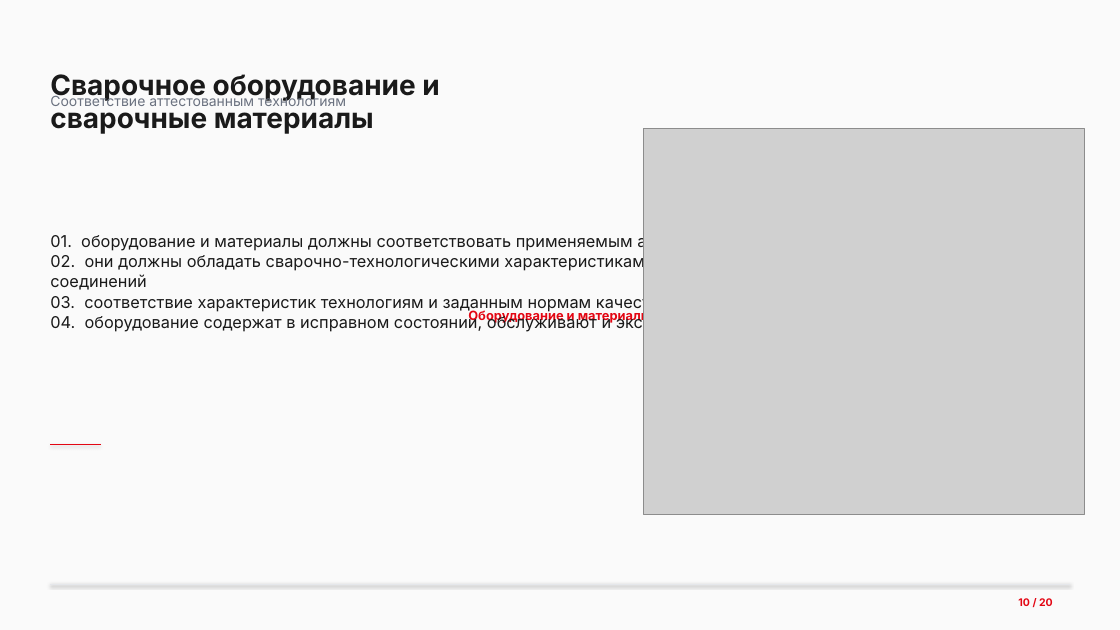
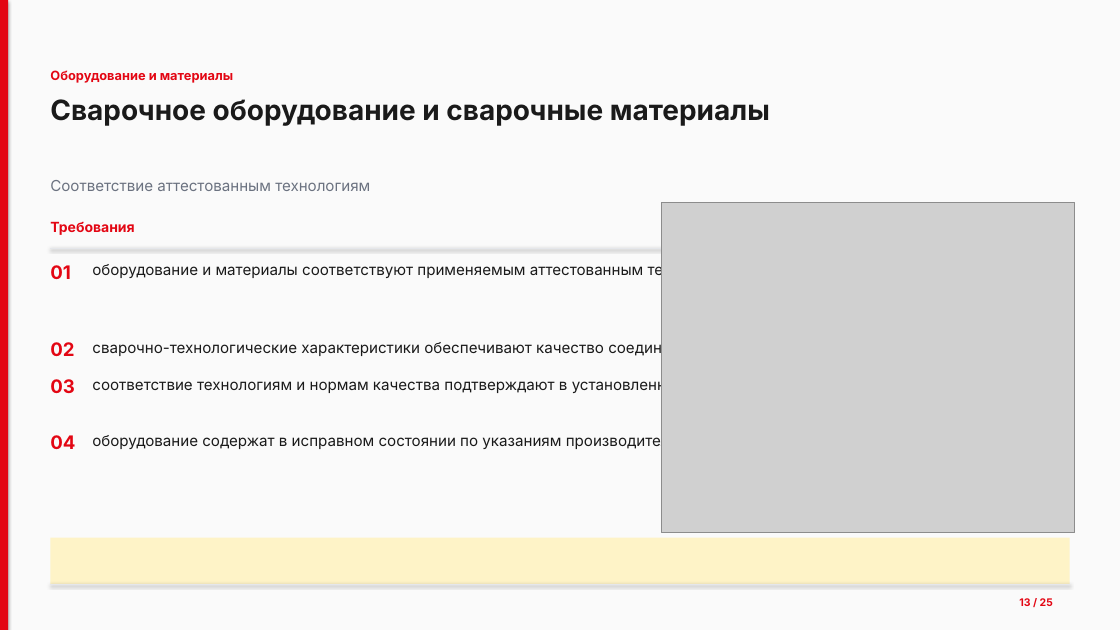
Before and after one commit to lysakalenushka-hash/-, a slide deck: slide 13 of Презентация_Сварочные_работы.pptx (slide 10 before the commit). Drawn at 1120x630 pixels with LibreOffice and Linux fonts; fonts in the diff are those of the drawing; grey boxes stand for pictures. Boxes give left, top, right and bottom in pixels: in the first picture for what was removed or moved away, otherwise in the second. Text is boxed around its words. In the diff, an @@ line names an element or a change of style, - is before the commit and + after.

```diff
--- a/Презентация_Сварочные_работы.pptx
+++ b/Презентация_Сварочные_работы.pptx
@@ rectangle added at (0,0,8,630), fill #E30613 @@
@@ text at (50,70,233,83): text changed; size 24 to 11 pt; text colour #1A1A1A to #E30613 @@
-Сварочное оборудование и сварочные материалы
+Оборудование и материалы
@@ text added at (50,99,770,126), 24 pt, text #1A1A1A, bold @@
+Сварочное оборудование и сварочные материалы
@@ text "Соответствие аттестованным технологиям": place and size @@
-text "Соответствие аттестованным технологиям" at (50,94,346,106)
+text "Соответствие аттестованным технологиям" at (50,180,370,191)
@@ text "Соответствие аттестованным технологиям" at (50,180,370,191): size 12 to 13 pt @@
@@ picture: place and size @@
-picture at (644,129,1085,514)
+picture at (661,202,1075,534)
@@ text removed at (50,233,760,333) @@
-01. оборудование и материалы должны соответствовать применяемым аттестованным технологиям сварки
-02. они должны обладать сварочно-технологическими характеристиками, обеспечивающими качество сварных соединений
-03. соответствие характеристик технологиям и заданным нормам качества подтверждают в установленном порядке
-04. оборудование содержат в исправном состоянии, обслуживают и эксплуатируют по указаниям производителя
@@ text added at (50,221,134,235), 12 pt, text #E30613, bold @@
+Требования
@@ line added from (50, 248) to (1070, 248), #E5E7EB 0.5 pt @@
@@ text added at (50,265,71,279), 16 pt, text #E30613, bold @@
+01
@@ text added at (92,262,743,279), 13 pt, text #1A1A1A @@
+оборудование и материалы соответствуют применяемым аттестованным технологиям
@@ text in rectangle at (468,309,651,324): text removed @@
-Оборудование и материалы
@@ text added at (50,342,74,356), 16 pt, text #E30613, bold @@
+02
@@ text added at (92,340,697,357), 13 pt, text #1A1A1A @@
+сварочно-технологические характеристики обеспечивают качество соединений
@@ text added at (50,379,75,393), 16 pt, text #E30613, bold @@
+03
@@ text added at (92,377,687,394), 13 pt, text #1A1A1A @@
+соответствие технологиям и нормам качества подтверждают в установленном порядке
@@ line removed from (50, 444) to (101, 444) @@
@@ text added at (50,435,75,449), 16 pt, text #E30613, bold @@
+04
@@ text added at (92,433,678,450), 13 pt, text #1A1A1A @@
+оборудование содержат в исправном состоянии по указаниям производителя
@@ rectangle added at (50,538,1070,584), fill #FEF3C7 @@
@@ text at (1019,598,1053,606): text changed @@
-10 / 20
+13 / 25
```
Also in this commit, not shown: 19 other slides changed, 5 slides added, 1 other file.
